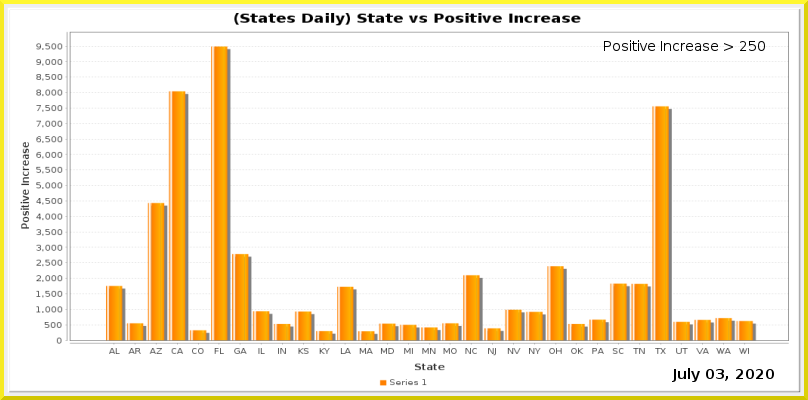
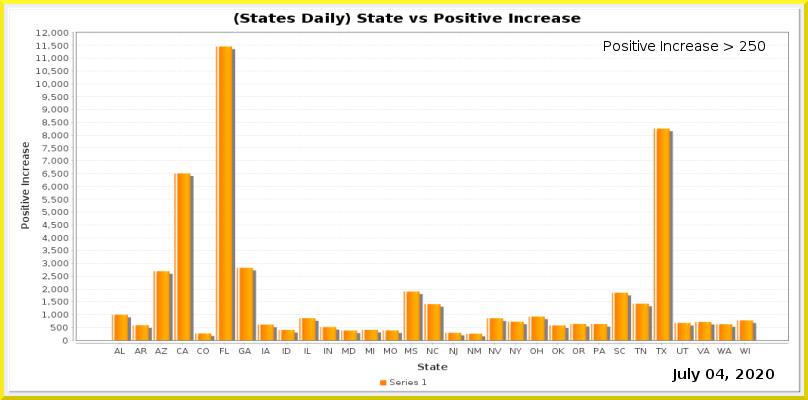
Comparing the layer stacks of the two 808x400 images. Changes:
painted on "Current Date" over <box>716,369,724,379</box>
painted on "Date_vs_TestIncrease.png" over <box>36,29,789,371</box>
